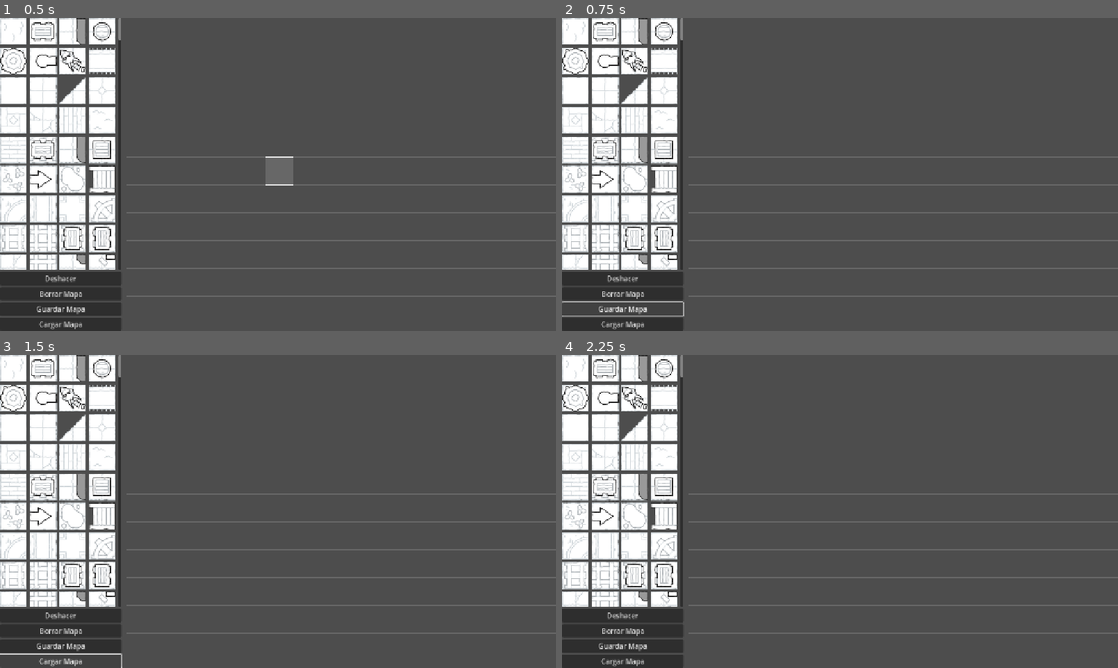
Above: before the commit, frames 1-4 (two rows, left to right).
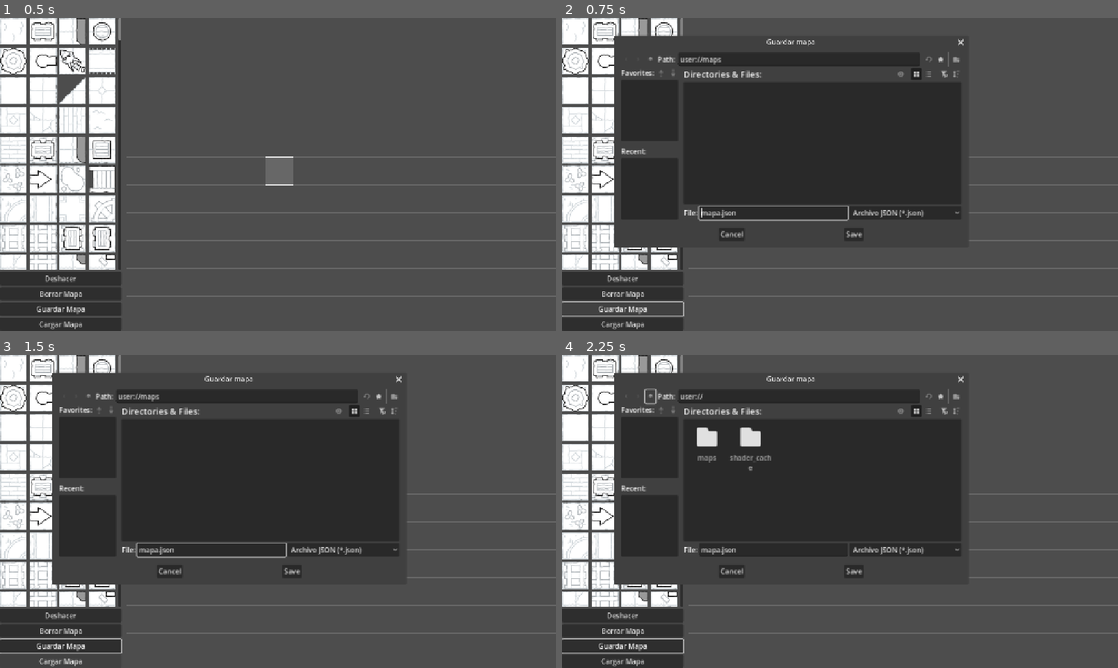
Above: after the commit, the same moments.

Repository: Perichip/dungeonmaker
Game: Godot game, scene res://scenes/dungeon_maker.tscn
Two runs of this game, one before a commit and one after it. Both use one fixed random seed, a clock stepped at 60 frames per second and the inputs below.
Inputs (mouse positions are in pixels of both pictures, inside the frame that each line leads up to):
- Up to frame 1 (0.5 s): no input
- Up to frame 2 (0.75 s): click "Guardar Mapa" at 0.5 s
- Up to frame 3 (1.5 s): click "Cargar Mapa" at 1.25 s
- Up to frame 4 (2.25 s): click (650, 395) at 2.02 s

Frame 1 is identical in both runs. In frame 2, 31% of the frame differs, in the area x 9-74%, y 5-74%; in frame 3, 31%, in the area x 0-74%, y 5-100%; in frame 4, 31%.

Commit message:
v0.1.0 – Zoom, expansión de mapa y guardado JSON

Diff:
--- a/scripts/dungeonmaker.gd
+++ b/scripts/dungeonmaker.gd
@@ -2,9 +2,47 @@
 
 @onready var tilemap = $HSplitContainer/MapArea/TileMapLayer
 @onready var palette_container = $HSplitContainer/LeftArea/ScrollContainer/Palette
+@onready var button_save: Button = $HSplitContainer/LeftArea/ButtonSave
+@onready var button_load: Button = $HSplitContainer/LeftArea/ButtonLoad
+
+const MAPS_DIR := "user://maps"
+const DEFAULT_FILENAME := "mapa.json"
+
+var save_dialog: FileDialog
+var load_dialog: FileDialog
 
 func _ready():
 	generate_palette()
+	_ensure_maps_dir()
+	_setup_file_dialogs()
+	button_save.pressed.connect(_on_save_pressed)
+	button_load.pressed.connect(_on_load_pressed)
+
+
+func _ensure_maps_dir() -> void:
+	var maps_dir_abs := ProjectSettings.globalize_path(MAPS_DIR)
+	var err := DirAccess.make_dir_recursive_absolute(maps_dir_abs)
+	if err != OK and err != ERR_ALREADY_EXISTS:
+		push_warning("No se pudo crear el directorio de mapas: %s" % MAPS_DIR)
+
+func _setup_file_dialogs() -> void:
+	save_dialog = FileDialog.new()
+	save_dialog.file_mode = FileDialog.FILE_MODE_SAVE_FILE
+	save_dialog.access = FileDialog.ACCESS_USERDATA
+	save_dialog.use_native_dialog = true
+	save_dialog.title = "Guardar mapa"
+	save_dialog.add_filter("*.json", "Archivo JSON")
+	save_dialog.file_selected.connect(_on_save_file_selected)
+	add_child(save_dialog)
+
+	load_dialog = FileDialog.new()
+	load_dialog.file_mode = FileDialog.FILE_MODE_OPEN_FILE
+	load_dialog.access = FileDialog.ACCESS_USERDATA
+	load_dialog.use_native_dialog = true
+	load_dialog.title = "Cargar mapa"
+	load_dialog.add_filter("*.json", "Archivo JSON")
+	load_dialog.file_selected.connect(_on_load_file_selected)
+	add_child(load_dialog)
 
 func generate_palette():
 	var tileset = tilemap.tile_set
@@ -44,3 +82,91 @@
 	)
 
 	palette_container.add_child(btn)
+
+
+func _on_save_pressed() -> void:
+	save_dialog.current_dir = MAPS_DIR
+	save_dialog.current_file = DEFAULT_FILENAME
+	save_dialog.popup_centered_ratio()
+
+
+func _on_load_pressed() -> void:
+	load_dialog.current_dir = MAPS_DIR
+	load_dialog.current_file = ""
+	load_dialog.popup_centered_ratio()
+
+
+func _on_save_file_selected(path: String) -> void:
+	_save_map_to_path(path)
+
+
+func _on_load_file_selected(path: String) -> void:
+	_load_map_from_path(path)
+
+
+func _save_map_to_path(path: String) -> void:
+	var map_data := {
+		"version": 1,
+		"cells": []
+	}
+
+	for cell in tilemap.get_used_cells():
+		map_data.cells.append({
+			"x": cell.x,
+			"y": cell.y,
+			"source_id": tilemap.get_cell_source_id(cell),
+			"atlas_x": tilemap.get_cell_atlas_coords(cell).x,
+			"atlas_y": tilemap.get_cell_atlas_coords(cell).y,
+			"alternative_tile": tilemap.get_cell_alternative_tile(cell)
+		})
+
+	var file := FileAccess.open(path, FileAccess.WRITE)
+	if file == null:
+		push_error("No se pudo guardar el mapa en: %s" % path)
+		return
+
+	file.store_string(JSON.stringify(map_data, "\t"))
+	print("Mapa guardado en: %s" % path)
+
+
+func _load_map_from_path(path: String) -> void:
+	if not FileAccess.file_exists(path):
+		push_warning("No existe archivo de mapa para cargar: %s" % path)
+		return
+
+	var file := FileAccess.open(path, FileAccess.READ)
+	if file == null:
+		push_error("No se pudo abrir el archivo de mapa: %s" % path)
+		return
+
+	var parsed_result: Variant = JSON.parse_string(file.get_as_text())
+	if typeof(parsed_result) != TYPE_DICTIONARY:
+		push_error("El archivo de mapa no tiene un formato válido.")
+		return
+
+	var parsed: Dictionary = parsed_result
+
+	if not parsed.has("cells") or typeof(parsed.cells) != TYPE_ARRAY:
+		push_error("El archivo de mapa no contiene celdas válidas.")
+		return
+
+	tilemap.clear()
+
+	for cell_data in parsed.cells:
+		if typeof(cell_data) != TYPE_DICTIONARY:
+			continue
+		if not _has_required_cell_fields(cell_data):
+			continue
+
+		var coords := Vector2i(int(cell_data.x), int(cell_data.y))
+		var source_id := int(cell_data.source_id)
+		var atlas_coords := Vector2i(int(cell_data.atlas_x), int(cell_data.atlas_y))
+		var alternative_tile := int(cell_data.get("alternative_tile", 0))
+
+		tilemap.set_cell(coords, source_id, atlas_coords, alternative_tile)
+
+	print("Mapa cargado desde: %s" % path)
+
+
+func _has_required_cell_fields(cell_data: Dictionary) -> bool:
+	return cell_data.has("x") and cell_data.has("y") and cell_data.has("source_id") and cell_data.has("atlas_x") and cell_data.has("atlas_y")
Not shown, changed: changelog.md
